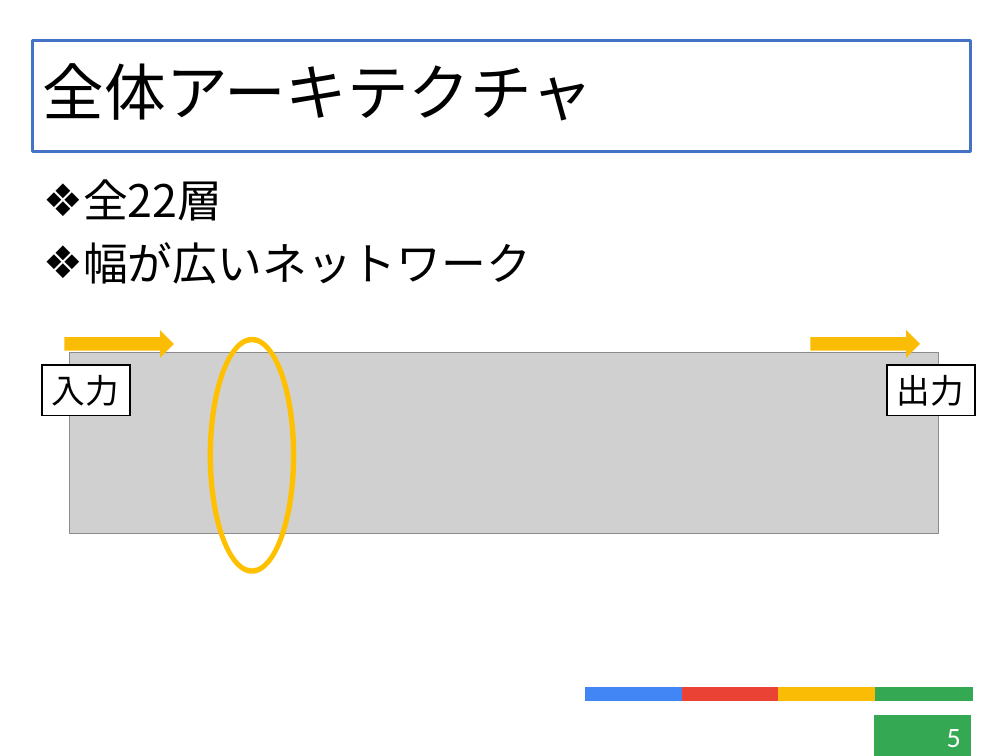
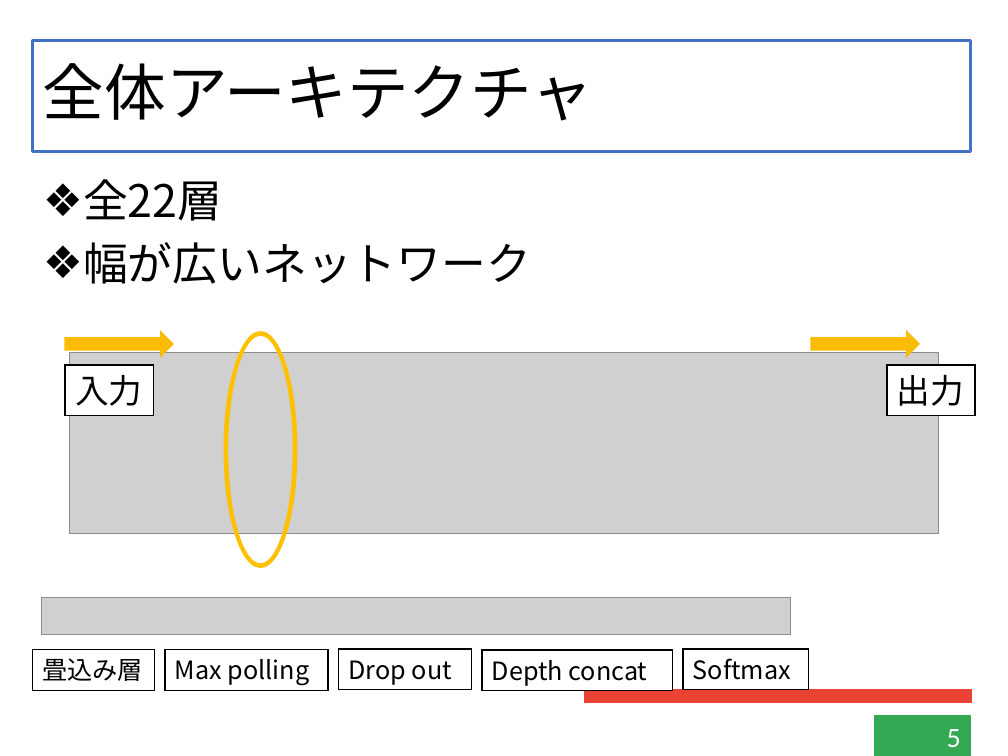
Before and after one commit to kensuke-iizuka/thesis, a slide deck: slide 5 of slide/graduate.pptx. Drawn at 1008x756 pixels with LibreOffice and Linux fonts; fonts in the diff are those of the drawing; grey boxes stand for pictures. Boxes give left, top, right and bottom in pixels: in the first picture for what was removed or moved away, otherwise in the second. Text is boxed around its words. In the diff, an @@ line names an element or a change of style, - is before the commit and + after.

```diff
--- a/slide/graduate.pptx
+++ b/slide/graduate.pptx
@@ donut: place and size @@
-donut at [209,338,296,574]
+donut at [224,332,296,568]
@@ rectangle "入力": place and size @@
-rectangle "入力" at [42,365,131,415]
+rectangle "入力" at [66,365,154,415]
@@ picture added at [41,598,790,635] @@
@@ rectangle added at [32,650,154,690], fill #FFFFFF, outline #000000 1 pt, 18 pt, text #000000 @@
+畳込み層
@@ rectangle added at [165,650,329,690], fill #FFFFFF, outline #000000 1 pt, 18 pt, text #000000 @@
+Max polling
@@ rectangle added at [339,649,472,689], fill #FFFFFF, outline #000000 1 pt, 18 pt, text #000000 @@
+Drop out
@@ rectangle added at [482,650,672,690], fill #FFFFFF, outline #000000 1 pt, 18 pt, text #000000 @@
+Depth concat
@@ rectangle added at [683,649,809,689], fill #FFFFFF, outline #000000 1 pt, 18 pt, text #000000 @@
+Softmax
@@ rectangle at [585,689,681,702]: fill #4285F4 to #EA4335; outline #4285F4 1 pt to #EA4335 1 pt @@
@@ rectangle at [778,689,875,702]: fill #FBBC05 to #EA4335; outline #FBBC05 1 pt to #EA4335 1 pt @@
@@ rectangle at [874,689,971,702]: fill #34A853 to #EA4335; outline #34A853 1 pt to #EA4335 1 pt @@
```
Also in this commit, not shown: 22 other slides changed, 1 slide added, 2 other files.
